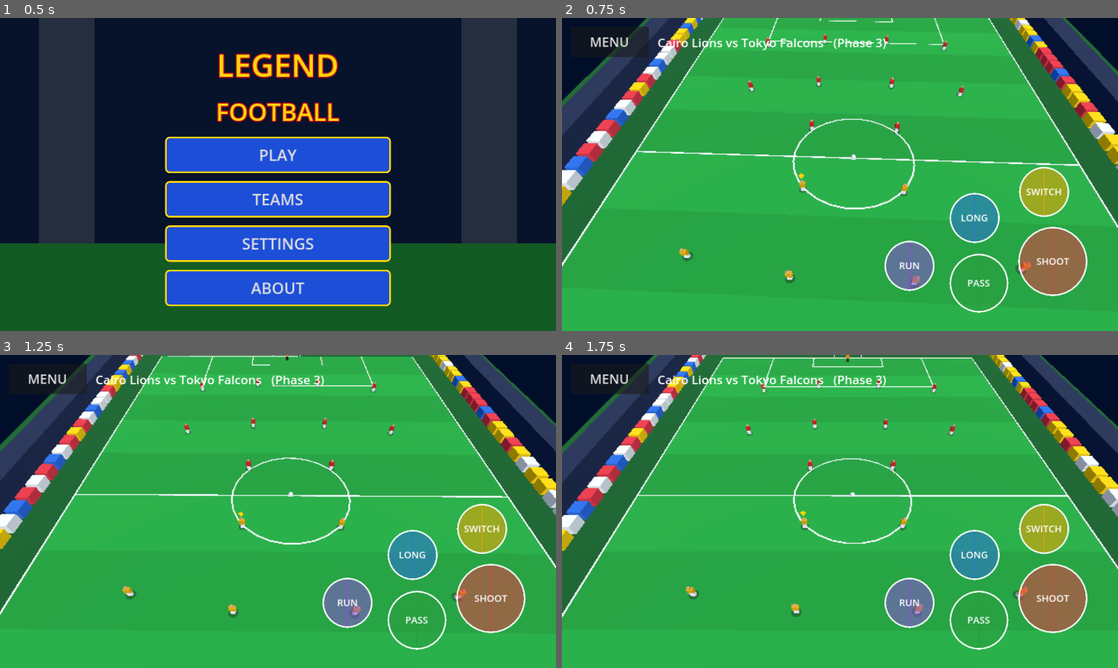
Above: before the commit, frames 1-4 (two rows, left to right).
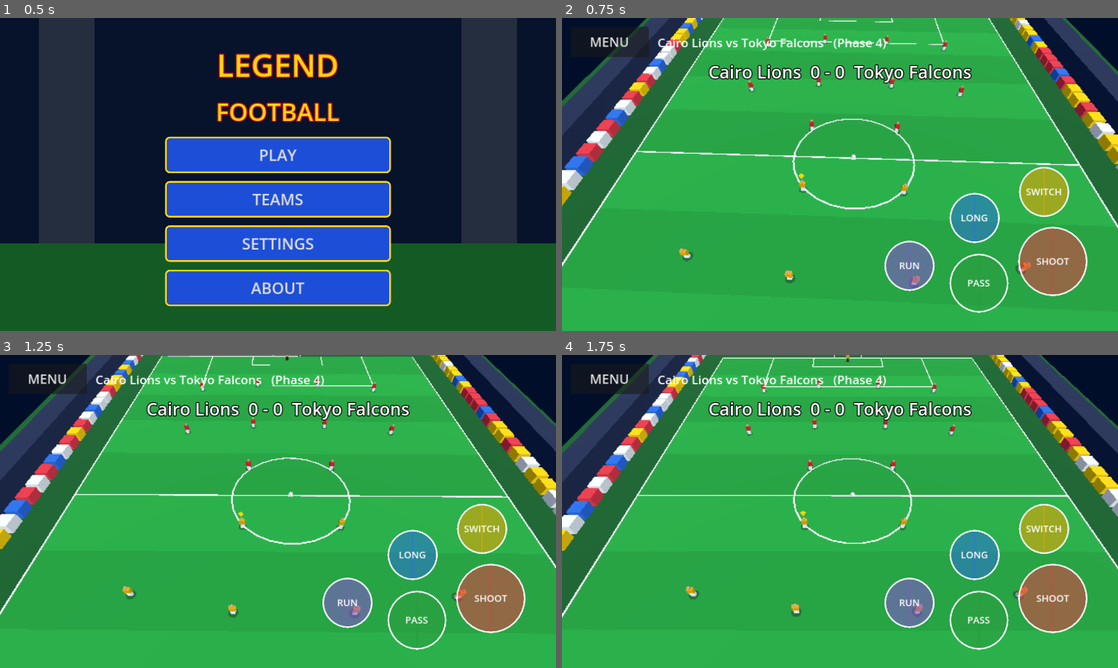
Above: after the commit, the same moments.

Repository: saaalk455-blip/Legend-Football-
Game: Godot game, scene res://scenes/main_menu.tscn
Same seed, same stepped clock (60 frames per second), same inputs: the game is played once before the commit and once after it.
Inputs (mouse positions are in pixels of both pictures, inside the frame that each line leads up to):
- Up to frame 1 (0.5 s): no input
- Up to frame 2 (0.75 s): click "PLAY" at 0.5 s
- Up to frame 3 (1.25 s): no input
- Up to frame 4 (1.75 s): move the mouse to (962, 495) at 1.27 s; click (962, 495) at 1.42 s

Frame 1 is identical in both runs. In frame 2, 1.4% of the frame differs, in the area x 26-74%, y 6-22%; in frame 3, 1.4%; in frame 4, 1.4%.

Commit message:
Phase 4: ball physics, pickup, pass, long pass, shoot, tackle, goals
Co-Authored-By: Claude Sonnet 5.5 <noreply@anthropic.com>
Claude-Session: https://claude.ai/code/session_017XVsjNCat4JJGNMQ9QTcfi

Diff:
--- a/scripts/game.gd
+++ b/scripts/game.gd
@@ -26,6 +26,19 @@
 var controlled: Player
 var indicator: MeshInstance3D
 var _t := 0.0
+
+const GRAVITY := 22.0
+const BALL_R := 0.35
+var ball_vel := Vector3.ZERO
+var holder: Player = null          # player currently dribbling the ball
+var hold_time := 0.0
+var blocked_player: Player = null  # can't re-collect the ball for a moment
+var blocked_timer := 0.0
+var tackle_cd := 0.0
+var goal_timer := 0.0
+var score := [0, 0]
+var score_label: Label
+var goal_label: Label
 
 
 func _ready() -> void:
@@ -61,10 +74,20 @@
 	cam.look_at(Vector3(f.x * 0.4, 0.0, f.z * 0.75), Vector3.UP)
 	if indicator != null and controlled != null:
 		indicator.position = controlled.position + Vector3(0, 2.7 + sin(_t * 6.0) * 0.12, 0)
+	if controls != null:
+		var defending := holder != null and holder.team_id == 1
+		controls.set_label("PASS", "TACKLE" if defending else "PASS")
 
 
 func _physics_process(delta: float) -> void:
-	if controlled == null or controls == null:
+	if controls == null or ball == null:
+		return
+	_update_ball(delta)
+	_move_controlled(delta)
+
+
+func _move_controlled(delta: float) -> void:
+	if controlled == null or goal_timer > 0.0:
 		return
 	var v := controls.move
 	if v == Vector2.ZERO:
@@ -102,9 +125,215 @@
 
 
 func _on_button_down(action: String) -> void:
-	if action == "SWITCH":
-		_switch_player()
-	# PASS / SHOOT / LONG are wired to the ball in Phase 4.
+	if goal_timer > 0.0 or controlled == null:
+		return
+	var has_ball := holder == controlled
+	match action:
+		"SWITCH":
+			if not has_ball:
+				_switch_player()
+		"PASS":
+			if has_ball:
+				_kick_pass(false)
+			else:
+				_tackle()
+		"LONG":
+			if has_ball:
+				_kick_pass(true)
+		"SHOOT":
+			if has_ball:
+				_kick_shoot()
+
+
+# ---------------------------------------------------------------- ball
+
+func _forward(p: Player) -> Vector3:
+	return Vector3(sin(p.rotation.y), 0.0, cos(p.rotation.y))
+
+
+func _update_ball(delta: float) -> void:
+	blocked_timer = maxf(blocked_timer - delta, 0.0)
+	tackle_cd = maxf(tackle_cd - delta, 0.0)
+	if goal_timer > 0.0:
+		goal_timer -= delta
+		_ball_physics(delta)
+		# Ball rolls into the net and stops against the back.
+		if absf(ball.position.z) > HALF_L + 1.9:
+			ball.position.z = signf(ball.position.z) * (HALF_L + 1.9)
+			ball_vel = ball_vel * 0.2
+		if goal_timer <= 0.0:
+			_kickoff()
+		return
+	if holder != null:
+		ball.position = holder.position + _forward(holder) * 0.9 + Vector3(0, BALL_R, 0)
+		ball_vel = Vector3.ZERO
+		hold_time += delta
+		if holder.team_id == 1 and hold_time > 1.0:
+			_opponent_clear()
+		return
+	_ball_physics(delta)
+	_try_pickup()
+	_check_goal()
+
+
+func _ball_physics(delta: float) -> void:
+	ball_vel.y -= GRAVITY * delta
+	ball.position += ball_vel * delta
+	if ball.position.y <= BALL_R:
+		ball.position.y = BALL_R
+		if ball_vel.y < 0.0:
+			ball_vel.y = -ball_vel.y * 0.55
+			if ball_vel.y < 1.5:
+				ball_vel.y = 0.0
+		var damp := clampf(1.0 - 1.4 * delta, 0.0, 1.0)
+		ball_vel.x *= damp
+		ball_vel.z *= damp
+		if Vector2(ball_vel.x, ball_vel.z).length() < 0.2:
+			ball_vel.x = 0.0
+			ball_vel.z = 0.0
+
+
+func _try_pickup() -> void:
+	if ball.position.y > 1.3:
+		return
+	var speed := Vector2(ball_vel.x, ball_vel.z).length()
+	var best: Player = null
+	var best_d := INF
+	for p in players:
+		if p == blocked_player and blocked_timer > 0.0:
+			continue
+		var is_gk := p.role == "GK"
+		if speed > (40.0 if is_gk else 16.0):
+			continue
+		var reach := 2.0 if is_gk else 1.25
+		var d := Vector2(p.position.x - ball.position.x, p.position.z - ball.position.z).length()
+		if d < reach and d < best_d:
+			best_d = d
+			best = p
+	if best != null:
+		holder = best
+		hold_time = 0.0
+		if best.team_id == 0:
+			controlled = best
+
+
+func _check_goal() -> void:
+	var p := ball.position
+	if absf(p.z) >= HALF_L:
+		if absf(p.x) < GOAL_W / 2.0 and p.y < GOAL_H:
+			var scorer := 0 if p.z < 0.0 else 1
+			score[scorer] += 1
+			goal_timer = 2.5
+			_update_score_ui(true)
+			return
+		# Missed the goal mouth / hit post or bar: rebound.
+		p.z = signf(p.z) * (HALF_L - 0.05)
+		ball_vel.z = -ball_vel.z * 0.5
+		ball.position = p
+	if absf(p.x) > HALF_W + 1.5:
+		p.x = signf(p.x) * (HALF_W + 1.5)
+		ball_vel.x = -ball_vel.x * 0.5
+		ball.position = p
+
+
+func _kickoff() -> void:
+	for p in players:
+		p.position = p.home_pos
+	holder = null
+	ball.position = Vector3(0, BALL_R, 0)
+	ball_vel = Vector3.ZERO
+	controlled = _nearest_player(0)
+	_update_score_ui(false)
+
+
+func _opponent_clear() -> void:
+	# Placeholder until the Phase 5 AI: opponents just boot the ball upfield.
+	var p := holder
+	holder = null
+	var dir := Vector3(randf_range(-0.5, 0.5), 0.0, 1.0).normalized()
+	ball_vel = dir * 16.0 + Vector3(0, 4.0, 0)
+	blocked_player = p
+	blocked_timer = 0.6
+
+
+func _release_ball(kicker: Player) -> void:
+	holder = null
+	blocked_player = kicker
+	blocked_timer = 0.4
+
+
+func _kick_pass(lofted: bool) -> void:
+	var me := controlled
+	var dir := _forward(me)
+	if controls.move != Vector2.ZERO:
+		dir = Vector3(controls.move.x, 0.0, controls.move.y).normalized()
+	var best: Player = null
+	var best_score := -INF
+	for p in players:
+		if p.team_id != 0 or p == me:
+			continue
+		var to := p.position - me.position
+		to.y = 0.0
+		var dist := to.length()
+		if dist < 4.0 or dist > 45.0:
+			continue
+		var s := to.normalized().dot(dir) * 3.0 - dist / 30.0
+		if lofted:
+			s += minf(dist, 30.0) / 20.0
+		if p.role == "GK":
+			s -= 1.0
+		if s > best_score:
+			best_score = s
+			best = p
+	var flat_dir := dir
+	var dist_t := 15.0
+	if best != null:
+		var to_t := best.position - me.position
+		to_t.y = 0.0
+		if to_t.normalized().dot(dir) > 0.3:
+			flat_dir = to_t.normalized()
+			dist_t = to_t.length()
+	_release_ball(me)
+	if lofted:
+		ball_vel = flat_dir * clampf(dist_t / 0.8, 10.0, 32.0) + Vector3(0, 9.0, 0)
+	else:
+		var spd := clampf(dist_t * 1.5 + 7.0, 10.0, 26.0) * (0.85 + float(me.pass_stat) / 500.0)
+		ball_vel = flat_dir * spd
+
+
+func _kick_shoot() -> void:
+	var me := controlled
+	var aim_x := randf_range(-2.8, 2.8)
+	if absf(controls.move.x) > 0.2:
+		aim_x = controls.move.x * 3.0
+	var to_goal := Vector3(aim_x, 0.0, -HALF_L) - me.position
+	to_goal.y = 0.0
+	var dist := to_goal.length()
+	var dir := to_goal.normalized()
+	dir.x += randf_range(-0.04, 0.04) * dist / 10.0
+	dir = dir.normalized()
+	_release_ball(me)
+	ball_vel = dir * (24.0 + float(me.shoot_stat) * 0.12) + Vector3(0, 1.5 + randf() * 2.0, 0)
+
+
+func _tackle() -> void:
+	if holder == null or holder.team_id != 1 or tackle_cd > 0.0:
+		return
+	if holder.position.distance_to(controlled.position) > 2.4:
+		return
+	tackle_cd = 0.6
+	if randf() < 0.7:
+		blocked_player = holder
+		blocked_timer = 0.8
+		holder = controlled
+		hold_time = 0.0
+
+
+func _update_score_ui(goal: bool) -> void:
+	if score_label != null:
+		score_label.text = "%s  %d - %d  %s" % [Global.TEAMS[team_a]["name"], score[0], score[1], Global.TEAMS[team_b]["name"]]
+	if goal_label != null:
+		goal_label.visible = goal
 
 
 func _build_controls() -> void:
@@ -287,7 +516,29 @@
 	b.pressed.connect(func(): get_tree().change_scene_to_file("res://scenes/main_menu.tscn"))
 	layer.add_child(b)
 	var l := Label.new()
-	l.text = "%s vs %s   (Phase 3)" % [Global.TEAMS[team_a]["name"], Global.TEAMS[team_b]["name"]]
+	l.text = "%s vs %s   (Phase 4)" % [Global.TEAMS[team_a]["name"], Global.TEAMS[team_b]["name"]]
 	l.position = Vector2(220, 36)
 	l.add_theme_font_size_override("font_size", 28)
 	layer.add_child(l)
+
+	score_label = Label.new()
+	score_label.set_anchors_preset(Control.PRESET_CENTER_TOP)
+	score_label.grow_horizontal = Control.GROW_DIRECTION_BOTH
+	score_label.position.y = 96.0
+	score_label.add_theme_font_size_override("font_size", 40)
+	score_label.add_theme_color_override("font_outline_color", Color.BLACK)
+	score_label.add_theme_constant_override("outline_size", 8)
+	layer.add_child(score_label)
+
+	goal_label = Label.new()
+	goal_label.text = "GOAL!"
+	goal_label.set_anchors_preset(Control.PRESET_CENTER)
+	goal_label.grow_horizontal = Control.GROW_DIRECTION_BOTH
+	goal_label.grow_vertical = Control.GROW_DIRECTION_BOTH
+	goal_label.add_theme_font_size_override("font_size", 120)
+	goal_label.add_theme_color_override("font_color", Color("ffd60a"))
+	goal_label.add_theme_color_override("font_outline_color", Color("b00020"))
+	goal_label.add_theme_constant_override("outline_size", 16)
+	goal_label.visible = false
+	layer.add_child(goal_label)
+	_update_score_ui(false)
--- a/scripts/touch_controls.gd
+++ b/scripts/touch_controls.gd
@@ -21,6 +21,14 @@
 var _btn_pos := {}                   # action -> Vector2 (centre)
 var _btn_rad := {}                   # action -> float
 var _touch_action := {}              # touch index -> action
+var _labels := {}                    # action -> Label
+
+
+func set_label(action: String, text: String) -> void:
+	if _labels.has(action):
+		var l: Label = _labels[action]
+		if l.text != text:
+			l.text = text
 
 const ACTIONS := {
 	"SHOOT": {"r": 80.0, "color": Color("e63946")},
@@ -49,6 +57,7 @@
 		l.vertical_alignment = VERTICAL_ALIGNMENT_CENTER
 		l.mouse_filter = Control.MOUSE_FILTER_IGNORE
 		n.add_child(l)
+		_labels[a] = l
 		_btn_nodes[a] = n
 		_btn_rad[a] = info["r"]
 		held[a] = false
